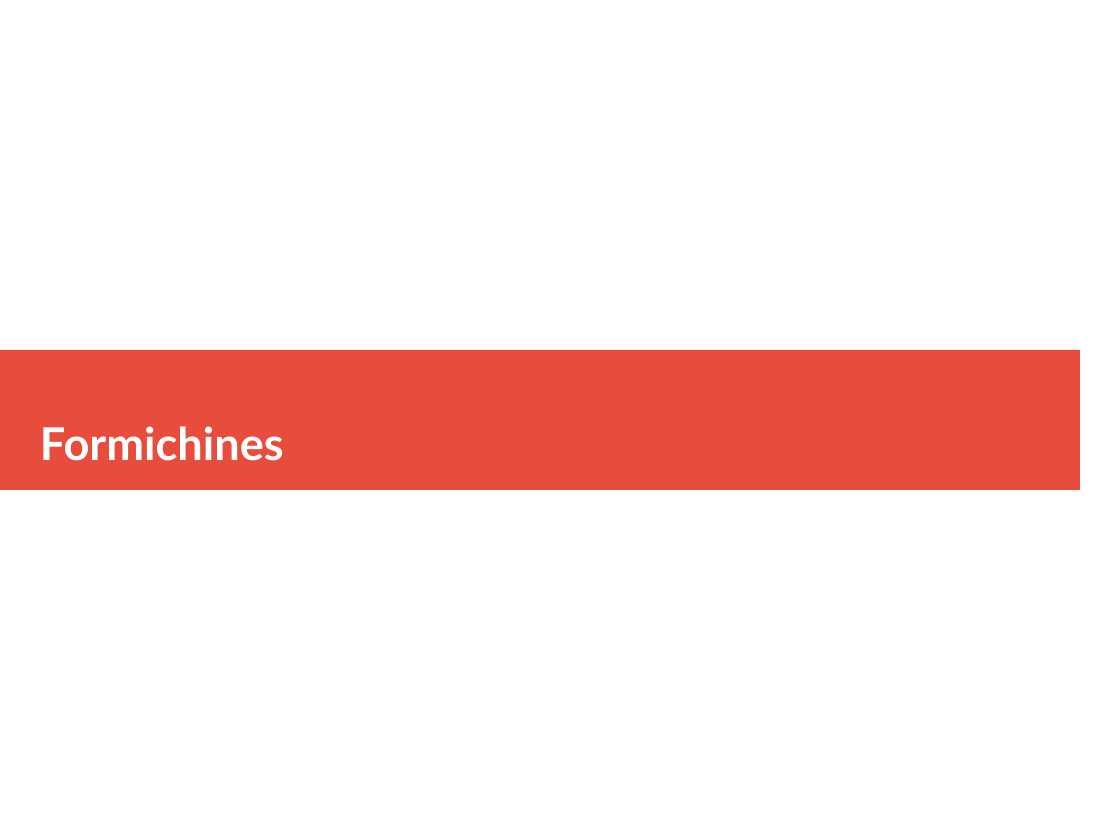
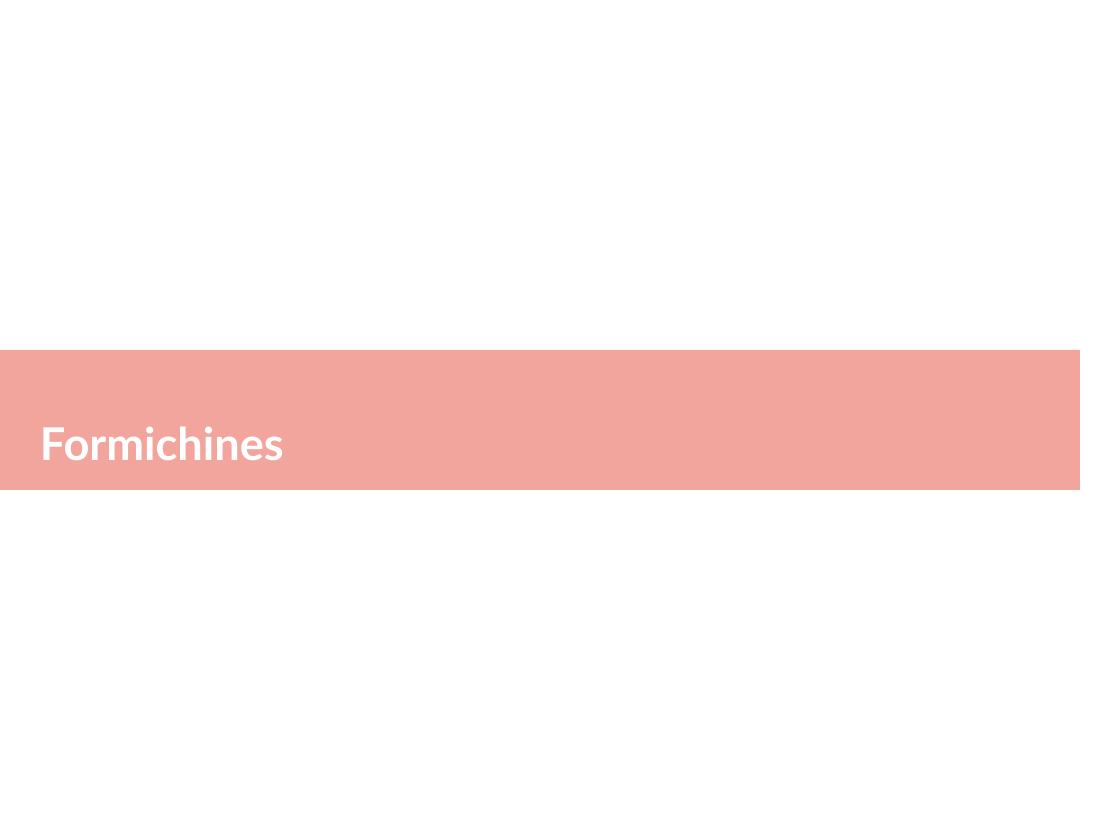
Before and after one commit to DBertazioli/Ant-Q-KGA, a slide deck: slide 1 of slides/bozza_slides.odp. Drawn at 1120x840 pixels with LibreOffice and Linux fonts; fonts in the diff are those of the drawing. Boxes give left, top, right and bottom in pixels: in the first picture for what was removed or moved away, otherwise in the second. Text is boxed around its words. In the diff, an @@ line names an element or a change of style, - is before the commit and + after.

```diff
--- a/slides/bozza_slides.odp
+++ b/slides/bozza_slides.odp
@@ rectangle at (0, 350, 1080, 490): fill #E74C3C to #E74C3C at 50% opacity @@
```
Also in this commit, not shown: 3 other slides changed, 1 slide added, 1 slide removed, 1 other file.
